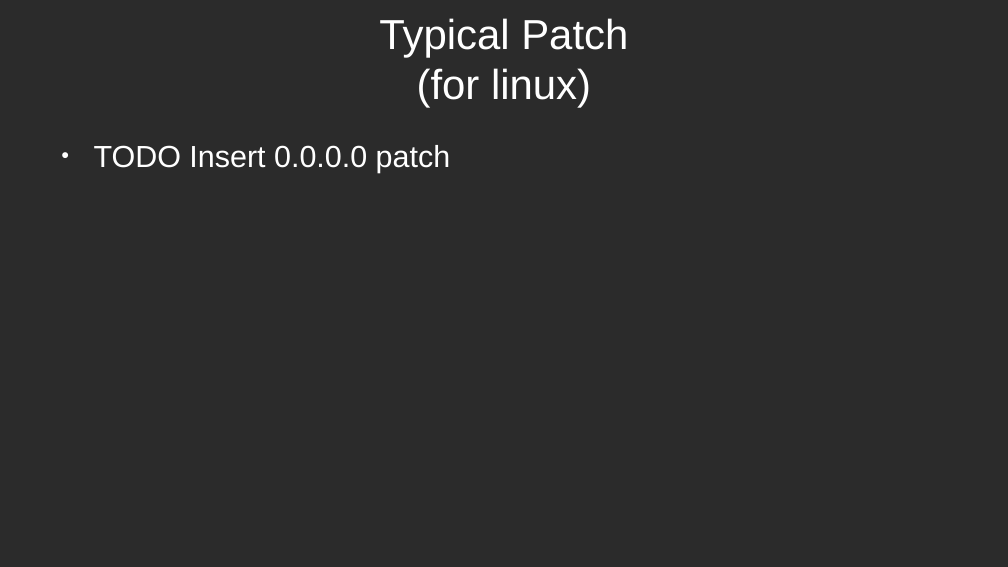
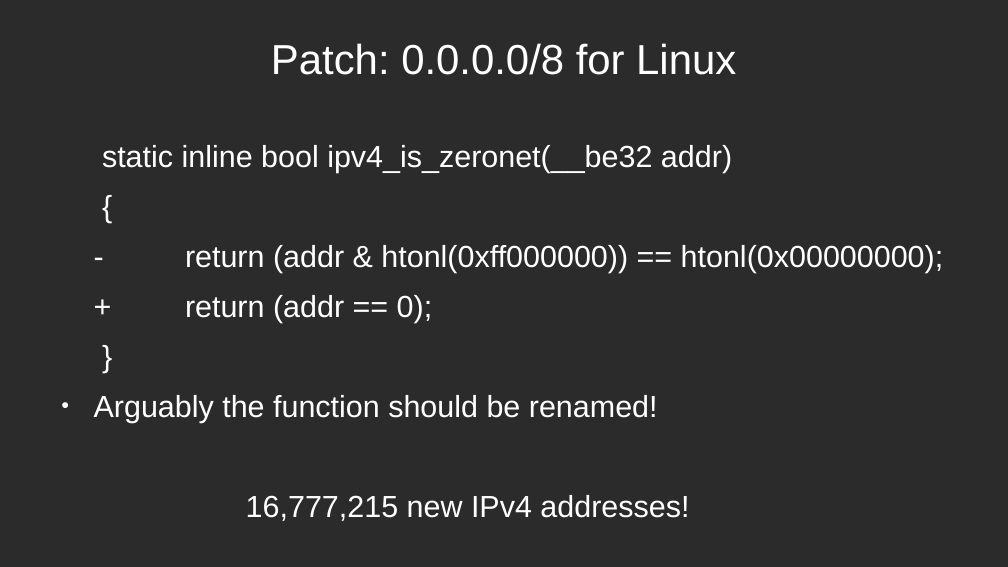
Before and after one commit to schoen/unicast-extensions, a slide deck: slide 13 of docs/IPv4 Unicast Extensions3.odp. Drawn at 1008x567 pixels with LibreOffice and Linux fonts; fonts in the diff are those of the drawing; background and template pictures are left out; a plain dark background stands for a picture behind light text. Boxes give left, top, right and bottom in pixels: in the first picture for what was removed or moved away, otherwise in the second. Text is boxed around its words. In the diff, an @@ line names an element or a change of style, - is before the commit and + after.

Commit message:
Fixed about us I think
and added the patch

A few other nits

Still need to go re-read karl's paper

```diff
--- a/docs/IPv4 Unicast Extensions3.odp
+++ b/docs/IPv4 Unicast Extensions3.odp
@@ title at [271, 43, 736, 75]: text changed @@
-Typical Patch
-(for linux)
+Patch: 0.0.0.0/8 for Linux
@@ text at [94, 145, 944, 521]: text changed @@
-● TODO Insert 0.0.0.0 patch
+static inline bool ipv4_is_zeronet(__be32 addr)
+{
+- return (addr & htonl(0xff000000)) == htonl(0x00000000);
++ return (addr == 0);
+}
+● Arguably the function should be renamed!
+16,777,215 new IPv4 addresses!
```
Also in this commit, not shown: 6 other slides changed, 1 slide added, 1 slide removed, 1 other file.
